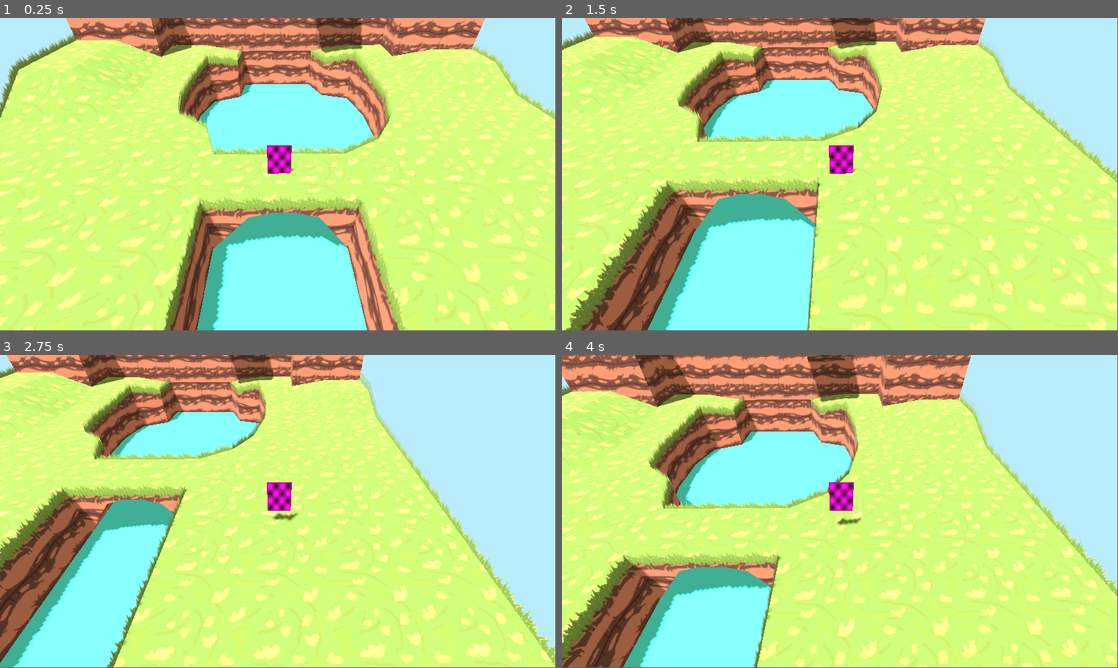
Above: before the commit, frames 1-4 (two rows, left to right).
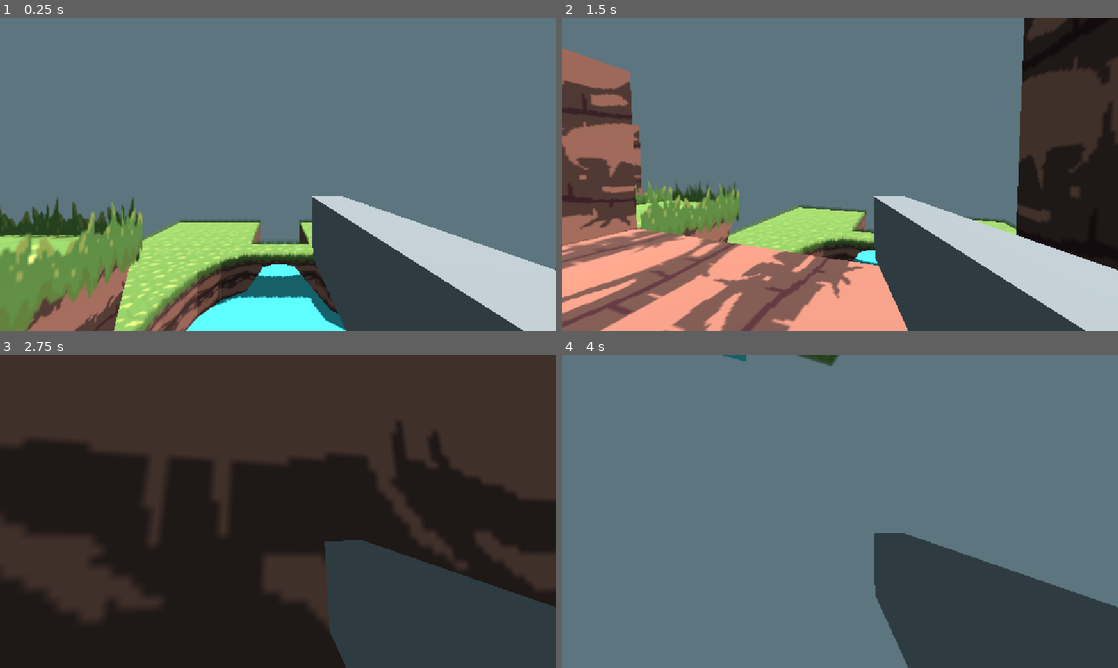
Above: after the commit, the same moments.

Repository: KievoN/Skrawnk-Game
Game: Godot game, scene res://Assets/Scenes/Maps/PlayerTestMap.tscn
The game is run twice, just before and just after one commit, with the same random seed, the same clock (stepped at 60 frames per second) and the same inputs.
Inputs (mouse positions are in pixels of both pictures, inside the frame that each line leads up to):
- Up to frame 1 (0.25 s): no input
- Up to frame 2 (1.5 s): tap Enter at 0.5 s; move the mouse to (962, 158) at 0.52 s; hold D (move_right) 0.53-1.28 s; hold Shift (run, bound only after the commit) 0.53-1.28 s; tap Space (jump) at 0.77, 1.07 s; right-click (962, 158) at 0.8 s; move the mouse to (728, 190) at 1.27 s; hold S (move_down, bound only before the commit) from 1.28 s (still down); right-click (728, 190) at 1.35 s
- Up to frame 3 (2.75 s): tap Space (jump) at 1.52, 1.82, 2.3 s; click (166, 527) at 1.55 s; move the mouse to (333, 442) at 2.02 s; release S (move_down, bound only before the commit) at 2.03 s; press the mouse at (333, 442) at 2.03 s; hold D (move_right) from 2.03 s (still down)
- Up to frame 4 (4 s): move the mouse to (812, 574) at 2.77 s; release D (move_right) at 2.78 s; release the mouse at (812, 574) at 2.78 s; hold W (move_up, bound only before the commit) 2.78-3.53 s; tap Space (jump) at 2.85, 3.02, 3.32, 3.77 s; tap Shift (run, bound only after the commit) at 3.05 s; move the mouse to (1006, 558) at 3.52 s; hold A (move_left) from 3.53 s (still down); hold Shift (run, bound only after the commit) from 3.53 s (still down); right-click (1006, 558) at 3.8 s
In our replay, the window is 799x449 before the commit and 800x450 after it. These sizes can differ from the game's own. Grey fills any space a smaller window leaves; there, only what the larger window draws over its background counts as a difference.

The runs differ from the first frame. In frame 1, 99% of the frame differs, in the area x 0-100%, y 0-100%; in frame 2, 99%; in frame 3, 98%; in frame 4, 100%.

Commit message:
Added first person controller and scoping in

Diff:
--- /dev/null
+++ b/Assets/Materials/Scope_Blur.tres
@@ -0,0 +1,9 @@
+[gd_resource type="ShaderMaterial" load_steps=3 format=3 uid="uid://civtn8h6ykqwd"]
+
+[ext_resource type="Shader" uid="uid://copkqrgvqcq1k" path="res://Assets/Shaders/scope_blur.gdshader" id="1_ap6rk"]
+[ext_resource type="Texture2D" uid="uid://4mhnltl8njrr" path="res://Assets/Images/Scope.png" id="2_6psob"]
+
+[resource]
+shader = ExtResource("1_ap6rk")
+shader_parameter/lod = 2.5
+shader_parameter/scope_texture = ExtResource("2_6psob")
--- a/Assets/Scenes/Maps/PlayerTestMap.tscn
+++ b/Assets/Scenes/Maps/PlayerTestMap.tscn
@@ -1,26 +1,16 @@
-[gd_scene load_steps=4 format=3 uid="uid://3kigdipc52ti"]
+[gd_scene load_steps=3 format=3 uid="uid://3kigdipc52ti"]
 
 [ext_resource type="PackedScene" uid="uid://cdpg3w6ojy18" path="res://Assets/Scenes/Maps/ForestMap1.tscn" id="1_vqorg"]
 [ext_resource type="PackedScene" uid="uid://c00hxaieq7gdk" path="res://Assets/Scenes/PlayerCharacter.tscn" id="2_qogh2"]
 
-[sub_resource type="Environment" id="Environment_vqorg"]
-background_mode = 1
-background_color = Color(0.726073, 0.930202, 0.995187, 1)
-ambient_light_source = 2
-ambient_light_color = Color(0.846626, 0.821665, 0.695789, 1)
-
 [node name="PlayerTestMap" type="Node3D"]
 
 [node name="Node3D" parent="." instance=ExtResource("1_vqorg")]
+transform = Transform3D(2, 0, 0, 0, 2, 0, 0, 0, 2, 12, 0, 0)
 
 [node name="DirectionalLight3D" type="DirectionalLight3D" parent="."]
 transform = Transform3D(0.619971, -0.742614, 0.253298, 0, 0.322827, 0.946458, -0.784625, -0.586776, 0.200144, 1.96821, 2.18491, 7.15735)
 shadow_enabled = true
 
-[node name="PlayerCharacter" parent="." instance=ExtResource("2_qogh2")]
-transform = Transform3D(1.31134e-07, 0, 1, 0, 1, 0, -1, 0, 1.31134e-07, 1.45276, 0.208709, 0.0131063)
-
-[node name="Camera3D" type="Camera3D" parent="PlayerCharacter"]
-transform = Transform3D(0.999945, 0.00690301, -0.00793097, 2.32831e-10, 0.754299, 0.656532, 0.0105144, -0.656495, 0.754257, -0.0517759, 2.31424, 2.84744)
-environment = SubResource("Environment_vqorg")
-fov = 60.0
+[node name="CharacterBody3D" parent="." instance=ExtResource("2_qogh2")]
+transform = Transform3D(-4.37114e-08, 0, -1, 0, 1, 0, 1, 0, -4.37114e-08, 3.11682, 4.53667, -0.133059)
--- a/Assets/Scenes/PlayerCharacter.tscn
+++ b/Assets/Scenes/PlayerCharacter.tscn
@@ -1,25 +1,83 @@
-[gd_scene load_steps=4 format=3 uid="uid://c00hxaieq7gdk"]
+[gd_scene load_steps=10 format=3 uid="uid://c00hxaieq7gdk"]
 
 [ext_resource type="Script" uid="uid://qdaq6po7xtrc" path="res://Assets/Scripts/character_body_3d.gd" id="1_4g7o2"]
+[ext_resource type="Script" uid="uid://cgo378ko3g1bw" path="res://Assets/Scripts/gun_controller.gd" id="2_k6u4q"]
+[ext_resource type="Texture2D" uid="uid://4mhnltl8njrr" path="res://Assets/Images/Scope.png" id="3_fbdiw"]
+[ext_resource type="Texture2D" uid="uid://cigxx15c012wo" path="res://Assets/Images/Scope_Border.png" id="4_2wmkp"]
+[ext_resource type="Material" uid="uid://civtn8h6ykqwd" path="res://Assets/Materials/Scope_Blur.tres" id="4_rfjfh"]
 
-[sub_resource type="BoxShape3D" id="BoxShape3D_4g7o2"]
-size = Vector3(0.31665, 0.457092, 0.15625)
+[sub_resource type="CapsuleShape3D" id="CapsuleShape3D_4g7o2"]
 
-[sub_resource type="NoiseTexture2D" id="NoiseTexture2D_gqswi"]
-width = 32
-height = 48
+[sub_resource type="Environment" id="Environment_4g7o2"]
+background_mode = 1
+background_color = Color(0.360801, 0.457688, 0.492561, 1)
+
+[sub_resource type="BoxMesh" id="BoxMesh_4g7o2"]
+
+[sub_resource type="CanvasTexture" id="CanvasTexture_rfjfh"]
 
 [node name="CharacterBody3D" type="CharacterBody3D"]
 script = ExtResource("1_4g7o2")
 
 [node name="CollisionShape3D" type="CollisionShape3D" parent="."]
-transform = Transform3D(1, 0, 0, 0, 1, 0, 0, 0, 1, 0, 0.07724, 0)
-shape = SubResource("BoxShape3D_4g7o2")
+transform = Transform3D(0.5, 0, 0, 0, 0.5, 0, 0, 0, 0.5, 0, 0, 0)
+shape = SubResource("CapsuleShape3D_4g7o2")
 
-[node name="PlayerCharacter" type="Node3D" parent="."]
+[node name="Camera3D" type="Camera3D" parent="."]
+transform = Transform3D(1, 0, 0, 0, 1, 0, 0, 0, 1, 0, 0.3, 0)
+environment = SubResource("Environment_4g7o2")
+current = true
+fov = 80.0
 
-[node name="Sprite3D" type="Sprite3D" parent="PlayerCharacter"]
-transform = Transform3D(1, 0, 0, 0, 1, 0, 0, 0, 1, 0, 0.0815918, 0)
-transparent = false
-shaded = true
-texture = SubResource("NoiseTexture2D_gqswi")
+[node name="GunController" type="Node3D" parent="Camera3D"]
+transform = Transform3D(1, 0, 0, 0, 1, 0, 0, 0, 1, 0.126198, -0.130888, -0.262103)
+script = ExtResource("2_k6u4q")
+
+[node name="Gun_MeshInstance3D" type="MeshInstance3D" parent="Camera3D/GunController"]
+transform = Transform3D(0.0749811, -0.00170477, 0.00775524, 0.000867053, 0.149982, -0.00400163, -0.00144541, 0.00153385, 0.399905, 0, 0, 0)
+cast_shadow = 0
+mesh = SubResource("BoxMesh_4g7o2")
+skeleton = NodePath("../..")
+
+[node name="Control" type="Control" parent="Camera3D/GunController"]
+layout_mode = 3
+anchors_preset = 15
+anchor_right = 1.0
+anchor_bottom = 1.0
+grow_horizontal = 2
+grow_vertical = 2
+
+[node name="Scope" type="TextureRect" parent="Camera3D/GunController/Control"]
+layout_mode = 1
+anchors_preset = 15
+anchor_right = 1.0
+anchor_bottom = 1.0
+grow_horizontal = 2
+grow_vertical = 2
+scale = Vector2(0.75, 0.75)
+pivot_offset = Vector2(576, 324)
+texture = ExtResource("3_fbdiw")
+stretch_mode = 3
+
+[node name="BlurPanelBorder" type="TextureRect" parent="Camera3D/GunController/Control/Scope"]
+material = ExtResource("4_rfjfh")
+layout_mode = 0
+offset_left = -705.333
+offset_top = -700.0
+offset_right = 1854.67
+offset_bottom = 1348.0
+texture = ExtResource("4_2wmkp")
+stretch_mode = 3
+
+[node name="CentreCrosshair" type="TextureRect" parent="Camera3D/GunController/Control"]
+modulate = Color(0, 0, 0, 1)
+layout_mode = 1
+anchors_preset = 15
+anchor_right = 1.0
+anchor_bottom = 1.0
+grow_horizontal = 2
+grow_vertical = 2
+scale = Vector2(2, 2)
+pivot_offset = Vector2(576, 324)
+texture = SubResource("CanvasTexture_rfjfh")
+stretch_mode = 3
--- a/Assets/Scripts/character_body_3d.gd
+++ b/Assets/Scripts/character_body_3d.gd
@@ -1,28 +1,71 @@
 extends CharacterBody3D
 
+@onready var camera: Camera3D = $Camera3D
 
-const SPEED = 1.75
+const GRAVITY_MULTIPLIER = 1.0
+
+# Movement speeds
+const SPEED = 1.25
+const RUN_SPEED = 2
+const SCOPED_SPEED = 0.5
+
 const JUMP_VELOCITY = 2.5
 
+# Camera limits
+const TILT_LOWER_LIMIT = -89
+const TILT_UPPER_LIMIT = 89
 
-func _physics_process(delta: float) -> void:
+var is_running: bool
+
+func _ready():
+	Input.mouse_mode = Input.MOUSE_MODE_CAPTURED
+
+func _process(delta: float) -> void:
 	# Add the gravity.
 	if not is_on_floor():
-		velocity += get_gravity() * delta
+		velocity += get_gravity() * delta * GRAVITY_MULTIPLIER
 
 	# Handle jump.
-	if Input.is_action_just_pressed("jump") and is_on_floor():
+	if Input.is_action_just_pressed("jump") and is_on_floor() and PlayerVariables.can_jump:
 		velocity.y = JUMP_VELOCITY
 
+	move()
+
+func _input(event: InputEvent):
+	if event.is_action_pressed("exit"):
+		get_tree().quit()
+
+	if event is InputEventMouseMotion:
+		camera.rotate_x(deg_to_rad(-event.relative.y * PlayerVariables.MOUSE_SENSITIVITY))
+		self.rotate_y(deg_to_rad(-event.relative.x * PlayerVariables.MOUSE_SENSITIVITY))
+
+		# Camera movement
+		var camera_rot = camera.rotation_degrees
+		camera_rot.x = clamp(camera_rot.x, TILT_LOWER_LIMIT, TILT_UPPER_LIMIT)
+		camera.rotation_degrees = camera_rot
+
+func move() -> void:
 	# Get the input direction and handle the movement/deceleration.
 	# As good practice, you should replace UI actions with custom gameplay actions.
-	var input_dir := Input.get_vector("move_left", "move_right", "move_up", "move_down")
+	var input_dir := Input.get_vector("move_left", "move_right", "move_forward", "move_backward")
 	var direction := (transform.basis * Vector3(input_dir.x, 0, input_dir.y)).normalized()
+
+	var final_speed
+	is_running = Input.is_action_pressed("run")
+
+	if is_running:
+		final_speed = RUN_SPEED
+	else:
+		final_speed = SPEED
+
+	if PlayerVariables.is_scoped:
+		final_speed = SCOPED_SPEED
+
 	if direction:
-		velocity.x = direction.x * SPEED
-		velocity.z = direction.z * SPEED
+		velocity.x = direction.x * final_speed
+		velocity.z = direction.z * final_speed
 	else:
-		velocity.x = move_toward(velocity.x, 0, SPEED)
-		velocity.z = move_toward(velocity.z, 0, SPEED)
+		velocity.x = move_toward(velocity.x, 0, final_speed)
+		velocity.z = move_toward(velocity.z, 0, final_speed)
 
 	move_and_slide()
--- /dev/null
+++ b/Assets/Scripts/gun_controller.gd
@@ -0,0 +1,52 @@
+extends Node3D
+
+@onready var scope: TextureRect = $Control/Scope
+@onready var gun_mesh_instance_3d: MeshInstance3D = $Gun_MeshInstance3D
+
+const DEFAULT_FOV: float = 80
+const FIRE_DELAY: float = 2.0
+const DAMAGE: float = 100.0
+
+var can_fire: bool = true
+var scope_multiplication: float = 4.0
+var current_zoom = 1.0
+
+func _ready() -> void:
+	pass
+
+
+func _process(delta: float) -> void:
+	var camera: Camera3D = get_viewport().get_camera_3d()
+
+	if !PlayerVariables.is_scoped:
+		camera.fov = DEFAULT_FOV
+		current_zoom = 1.0
+		scope.visible = false
+		gun_mesh_instance_3d.visible = true
+		PlayerVariables.can_jump = true
+	else:
+		camera.fov = DEFAULT_FOV / scope_multiplication
+		current_zoom = scope_multiplication
+		scope.visible = true
+		gun_mesh_instance_3d.visible = false
+		PlayerVariables.can_jump = false
+
+	PlayerVariables.MOUSE_SENSITIVITY = PlayerVariables.DEFAULT_MOUSE_SENSITIVITY / current_zoom
+
+func _input(event: InputEvent) -> void:
+	if event.is_action_pressed("scope"):
+		PlayerVariables.is_scoped = true
+	if event.is_action_released("scope"):
+		PlayerVariables.is_scoped = false
+
+	# Fire the gun if scoped in and gun is ready to fire
+	if event.is_action_pressed("shoot") and PlayerVariables.is_scoped and can_fire:
+		shoot()
+
+
+func shoot():
+	can_fire = false
+	print("Shoot")
+	await get_tree().create_timer(FIRE_DELAY).timeout
+	print("Gun Reset")
+	can_fire = true
--- /dev/null
+++ b/Assets/Scripts/player_variables.gd
@@ -0,0 +1,7 @@
+extends Node
+
+const DEFAULT_MOUSE_SENSITIVITY: float = 0.075
+var MOUSE_SENSITIVITY: float = DEFAULT_MOUSE_SENSITIVITY
+
+var is_scoped: bool = false
+var can_jump: bool = true
--- /dev/null
+++ b/Assets/Shaders/scope_blur.gdshader
@@ -0,0 +1,10 @@
+shader_type canvas_item;
+
+
+uniform float lod: hint_range(0.0, 5.0) = 0.0;
+uniform sampler2D SCREEN_TEXTURE: hint_screen_texture, filter_linear_mipmap;
+uniform sampler2D scope_texture;
+
+void fragment() {
+	COLOR.rgb = texture(SCREEN_TEXTURE, SCREEN_UV, lod).rgb;
+}
--- a/project.godot
+++ b/project.godot
@@ -15,6 +15,14 @@
 config/features=PackedStringArray("4.4", "Forward Plus")
 config/icon="res://icon.svg"
 
+[autoload]
+
+PlayerVariables="*res://Assets/Scripts/player_variables.gd"
+
+[display]
+
+window/stretch/mode="canvas_items"
+
 [dotnet]
 
 project/assembly_name="Skrawnk"
@@ -25,7 +33,7 @@
 
 [input]
 
-move_up={
+move_forward={
 "deadzone": 0.2,
 "events": [Object(InputEventKey,"resource_local_to_scene":false,"resource_name":"","device":-1,"window_id":0,"alt_press …(192 unchanged characters)…
 , Object(InputEventKey,"resource_local_to_scene":false,"resource_name":"","device":-1,"window_id":0,"alt_pressed":false …(186 unchanged characters)…
@@ -37,7 +45,7 @@
 , Object(InputEventKey,"resource_local_to_scene":false,"resource_name":"","device":-1,"window_id":0,"alt_pressed":false …(186 unchanged characters)…
 ]
 }
-move_down={
+move_backward={
 "deadzone": 0.2,
 "events": [Object(InputEventKey,"resource_local_to_scene":false,"resource_name":"","device":-1,"window_id":0,"alt_press …(192 unchanged characters)…
 , Object(InputEventKey,"resource_local_to_scene":false,"resource_name":"","device":-1,"window_id":0,"alt_pressed":false …(186 unchanged characters)…
@@ -54,3 +62,23 @@
 "events": [Object(InputEventKey,"resource_local_to_scene":false,"resource_name":"","device":-1,"window_id":0,"alt_press …(191 unchanged characters)…
 ]
 }
+run={
+"deadzone": 0.2,
+"events": [Object(InputEventKey,"resource_local_to_scene":false,"resource_name":"","device":-1,"window_id":0,"alt_pressed":false,"shift_pressed":false,"ctrl_pressed":false,"meta_pressed":false,"pressed":false,"keycode":0,"physical_keycode":4194325,"key_label":0,"unicode":0,"location":0,"echo":false,"script":null)
+]
+}
+exit={
+"deadzone": 0.2,
+"events": [Object(InputEventKey,"resource_local_to_scene":false,"resource_name":"","device":-1,"window_id":0,"alt_pressed":false,"shift_pressed":false,"ctrl_pressed":false,"meta_pressed":false,"pressed":false,"keycode":0,"physical_keycode":4194305,"key_label":0,"unicode":0,"location":0,"echo":false,"script":null)
+]
+}
+scope={
+"deadzone": 0.2,
+"events": [Object(InputEventMouseButton,"resource_local_to_scene":false,"resource_name":"","device":-1,"window_id":0,"alt_pressed":false,"shift_pressed":false,"ctrl_pressed":false,"meta_pressed":false,"button_mask":0,"position":Vector2(0, 0),"global_position":Vector2(0, 0),"factor":1.0,"button_index":2,"canceled":false,"pressed":false,"double_click":false,"script":null)
+]
+}
+shoot={
+"deadzone": 0.2,
+"events": [Object(InputEventMouseButton,"resource_local_to_scene":false,"resource_name":"","device":-1,"window_id":0,"alt_pressed":false,"shift_pressed":false,"ctrl_pressed":false,"meta_pressed":false,"button_mask":1,"position":Vector2(276, 18),"global_position":Vector2(285, 66),"factor":1.0,"button_index":1,"canceled":false,"pressed":true,"double_click":false,"script":null)
+]
+}
Binary file added: Assets/Images/Scope.png
Not shown, added: Assets/Images/Scope.png.import
Binary file added: Assets/Images/Scope_Border.png
Not shown, added: Assets/Images/Scope_Border.png.import
Not shown, added: Assets/Scripts/gun_controller.gd.uid
Not shown, added: Assets/Scripts/player_variables.gd.uid
Not shown, added: Assets/Shaders/scope_blur.gdshader.uid
Not shown, added: Assets/Images/Scope_Border.png~
